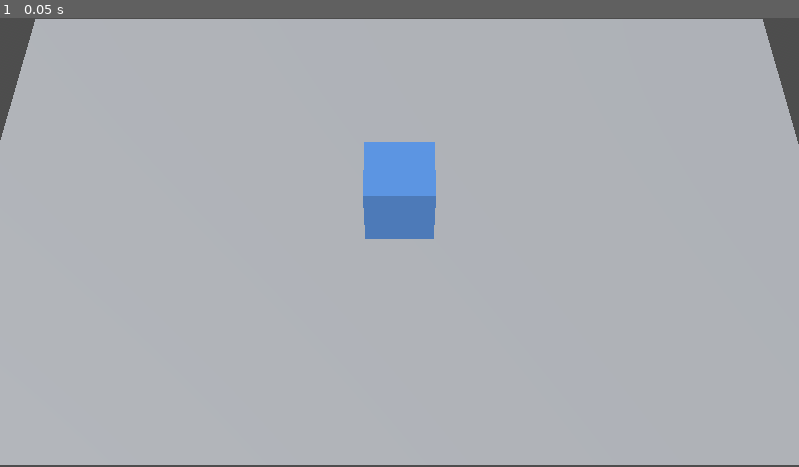
Above: before the commit, frame 1.
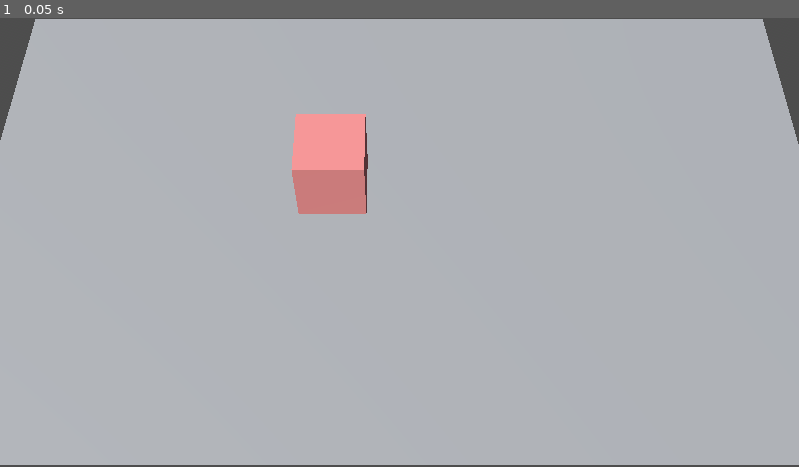
Above: after the commit, the same moment.

Repository: PranjalMaithani/flowchart-3d
Game: Godot game, scene res://Scenes/flowchart_scene.tscn
Two runs of this game, one before a commit and one after it. Both use one fixed random seed, a clock stepped at 60 frames per second and the inputs below.
Inputs:
- Up to frame 1 (0.05 s): no input

The runs differ from the first frame. In frame 1, 3.9% of the frame differs, in the area x 36-55%, y 21-50%.

Commit message:
drag_and_drop refactor

Diff:
--- a/Components/container.tscn
+++ b/Components/ContainerBox.tscn
@@ -1,11 +1,10 @@
-[gd_scene load_steps=11 format=3 uid="uid://boho63v1si68t"]
+[gd_scene load_steps=10 format=3 uid="uid://pwytv1htyylm"]
 
-[ext_resource type="Script" path="res://src/container/container.gd" id="1_ooxu8"]
-[ext_resource type="Script" path="res://src/container/GrabPoint.gd" id="2_bf3xi"]
-[ext_resource type="Script" path="res://src/container/ResizePoint.gd" id="3_3hiy7"]
+[ext_resource type="Script" path="res://src/container/GrabPoint.gd" id="1_krqly"]
+[ext_resource type="Script" path="res://src/container/ResizePoint.gd" id="2_x382d"]
 
-[sub_resource type="StandardMaterial3D" id="StandardMaterial3D_f3p0b"]
-albedo_color = Color(0.270588, 0.462745, 0.705882, 1)
+[sub_resource type="StandardMaterial3D" id="StandardMaterial3D_hsdtn"]
+albedo_color = Color(0.803922, 0.470588, 0.458824, 1)
 
 [sub_resource type="BoxShape3D" id="BoxShape3D_0xfu6"]
 size = Vector3(0.208945, 0.293828, 0.195364)
@@ -25,15 +24,17 @@
 [sub_resource type="BoxShape3D" id="BoxShape3D_edm1x"]
 size = Vector3(0.0370743, 0.261653, 0.0335321)
 
-[node name="CSGBox3D" type="CSGBox3D"]
-transform = Transform3D(1, 0, 0, 0, 1, 0, 0, 0, 1, 0, 0.136735, 0)
-size = Vector3(0.253927, 0.272699, 0.239428)
-material = SubResource("StandardMaterial3D_f3p0b")
-script = ExtResource("1_ooxu8")
+[node name="ContainerBox" type="Node3D"]
+
+[node name="BoxMesh" type="CSGBox3D" parent="."]
+transform = Transform3D(1, 0, 0, 0, 1, 0, 0, 0, 1, -0.00637102, 0.00248063, -0.000931025)
+size = Vector3(0.256057, 0.273427, 0.257805)
+material = SubResource("StandardMaterial3D_hsdtn")
+metadata/_edit_lock_ = true
 
 [node name="GrabPoint" type="Area3D" parent="."]
 transform = Transform3D(1, 0, 0, 0, 1, 0, 0, 0, 1, -0.00637102, 0.00248063, -0.000931025)
-script = ExtResource("2_bf3xi")
+script = ExtResource("1_krqly")
 
 [node name="CollisionShape3D" type="CollisionShape3D" parent="GrabPoint"]
 transform = Transform3D(1, 0, 0, 0, 1, 0, 0, 0, 1, 0.00106658, 0.00055711, 0.000236511)
@@ -86,8 +87,8 @@
 shape = SubResource("BoxShape3D_edm1x")
 
 [node name="UpRightResize" type="Area3D" parent="."]
-transform = Transform3D(1, 0, 0, 0, 1, 0, 0, 0, 1, -0.0216955, 0.0100384, -0.0799039)
-script = ExtResource("3_3hiy7")
+transform = Transform3D(1, 0, 0, 0, 1, 0, 0, 0, 1, 0.115514, 0.0100384, -0.117067)
+script = ExtResource("2_x382d")
 x = 1
 z = 1
 
@@ -95,22 +96,22 @@
 transform = Transform3D(1, 0, 0, 0, 1, 0, 0, 0, 1, 0, 0.00138961, 0)
 shape = SubResource("BoxShape3D_edm1x")
 
+[node name="DownLeftResize" type="Area3D" parent="."]
+transform = Transform3D(1, 0, 0, 0, 1, 0, 0, 0, 1, -0.120461, 0.00725649, 0.11797)
+script = ExtResource("2_x382d")
+x = -1
+z = -1
+
+[node name="CollisionShape3D" type="CollisionShape3D" parent="DownLeftResize"]
+transform = Transform3D(1, 0, 0, 0, 1, 0, 0, 0, 1, 0, 0.00138961, 0)
+shape = SubResource("BoxShape3D_edm1x")
+
 [node name="DownRightResize" type="Area3D" parent="."]
 transform = Transform3D(1, 0, 0, 0, 1, 0, 0, 0, 1, 0.105544, 0.00568049, 0.122343)
-script = ExtResource("3_3hiy7")
+script = ExtResource("2_x382d")
 x = 1
 z = -1
 
 [node name="CollisionShape3D" type="CollisionShape3D" parent="DownRightResize"]
 transform = Transform3D(1, 0, 0, 0, 1, 0, 0, 0, 1, 0, 0.00138961, 0)
 shape = SubResource("BoxShape3D_edm1x")
-
-[node name="DownLeftResize" type="Area3D" parent="."]
-transform = Transform3D(1, 0, 0, 0, 1, 0, 0, 0, 1, -0.161447, 0.00725649, 0.126362)
-script = ExtResource("3_3hiy7")
-x = -1
-z = -1
-
-[node name="CollisionShape3D" type="CollisionShape3D" parent="DownLeftResize"]
-transform = Transform3D(1, 0, 0, 0, 1, 0, 0, 0, 1, 0, 0.00138961, 0)
-shape = SubResource("BoxShape3D_edm1x")
--- /dev/null
+++ b/Components/GameManager.tscn
@@ -0,0 +1,6 @@
+[gd_scene load_steps=2 format=3 uid="uid://b338qhshxv8rp"]
+
+[ext_resource type="Script" path="res://src/AppManager/app_manager.gd" id="1_cecuk"]
+
+[node name="GameManager" type="Node"]
+script = ExtResource("1_cecuk")
--- a/Scenes/flowchart_scene.tscn
+++ b/Scenes/flowchart_scene.tscn
@@ -1,6 +1,7 @@
-[gd_scene load_steps=6 format=3 uid="uid://cb2r105nqmjnr"]
+[gd_scene load_steps=7 format=3 uid="uid://cb2r105nqmjnr"]
 
-[ext_resource type="PackedScene" uid="uid://boho63v1si68t" path="res://Components/container.tscn" id="1_u0lgk"]
+[ext_resource type="PackedScene" uid="uid://pwytv1htyylm" path="res://Components/ContainerBox.tscn" id="1_nv32g"]
+[ext_resource type="PackedScene" uid="uid://b338qhshxv8rp" path="res://Components/GameManager.tscn" id="2_6gx0o"]
 
 [sub_resource type="ProceduralSkyMaterial" id="ProceduralSkyMaterial_p60a6"]
 sky_top_color = Color(0.411765, 0.482353, 0.584314, 1)
@@ -22,7 +23,7 @@
 [node name="WorldEnvironment" type="WorldEnvironment" parent="."]
 environment = SubResource("Environment_ldxxl")
 
-[node name="FlowchartPlane" type="MeshInstance3D" parent="."]
+[node name="Floor" type="MeshInstance3D" parent="."]
 transform = Transform3D(1.58357, 0, 0, 0, 1, 0, 0, 0, 1, -0.00216722, 0, -0.0163759)
 mesh = SubResource("PlaneMesh_yinng")
 
@@ -34,4 +35,8 @@
 transform = Transform3D(0.616481, 0.458638, -0.640003, 0.183013, 0.707107, 0.683013, 0.765805, -0.538193, 0.351981, -3.11844, 4.31145, 3.83666)
 light_energy = 1.914
 
-[node name="ContainerTest" parent="." instance=ExtResource("1_u0lgk")]
+[node name="ContainerBox" parent="." instance=ExtResource("1_nv32g")]
+transform = Transform3D(1, 0, 0, 0, 1, 0, 0, 0, 1, -0.24609, 0.138507, -0.117524)
+
+[node name="GameManager" parent="." node_paths=PackedStringArray("ground_plane") instance=ExtResource("2_6gx0o")]
+ground_plane = NodePath("../Floor")
--- /dev/null
+++ b/src/AppManager/app_manager.gd
@@ -0,0 +1,4 @@
+extends Node
+class_name AppManager
+
+@export var ground_plane: Node3D
--- a/src/container/GrabPoint.gd
+++ b/src/container/GrabPoint.gd
@@ -1,10 +1,12 @@
 extends Area3D
 
-var drag_and_drop = preload('../ui/drag_and_drop.gd').new({"collider": self})
+var drag_and_drop = preload('../ui/drag_and_drop.gd').new({"area": self})
+var container
 
-func handle_drag():
-    pass
+func _ready():
+    container = get_parent_node_3d()
 
-func _process(_delta):
+func _process(delta):
     if(drag_and_drop.is_dragging):
-        handle_drag()
+        container.position.x = drag_and_drop.mouse_position.x
+        container.position.z = drag_and_drop.mouse_position.z
--- a/src/container/ResizePoint.gd
+++ b/src/container/ResizePoint.gd
@@ -1,6 +1,6 @@
 extends Area3D
 
-var drag_and_drop = preload('../ui/drag_and_drop.gd').new({"collider": self})
+var drag_and_drop = preload('../ui/drag_and_drop.gd').new({"area": self})
 
 @export var x: int
 @export var z: int
@@ -9,5 +9,4 @@
     pass
 
 func _process(_delta):
-    if(drag_and_drop.is_dragging):
-        handle_drag()
+    pass
--- a/src/ui/drag_and_drop.gd
+++ b/src/ui/drag_and_drop.gd
@@ -1,25 +1,14 @@
-extends Node3D
-@onready var collider := $Area3D
+var area: Area3D
 var is_dragging: bool = false
+var mouse_position: Vector3
 
 func _init(properties: Dictionary):
-    collider = properties.collider
+    area = properties.area
+    area.input_event.connect(handle_mouse_event)
 
-func _input(event):
+func handle_mouse_event(camera:Node, event:InputEvent, event_position:Vector3, normal:Vector3, shape_idx:int):
     if(!UIHelpers.isLeftMouseClick(event)):
         return
-    #TODO: link this with area3D
-    if(event.is_action_pressed(MOUSE_BUTTON_LEFT)):
-        start_drag()
-    if(event.is_action_released(MOUSE_BUTTON_LEFT)):
-        stop_drag()
 
-func start_drag():
-    is_dragging = true
-
-func stop_drag():
-    is_dragging = false
-
-
-# get mouse_position -> store in mouse class
-# Each object has collider with input event
+    mouse_position = event_position
+    is_dragging = event.is_pressed()
Not shown: 5 places in Components/ContainerBox.tscn that only renumber resources
